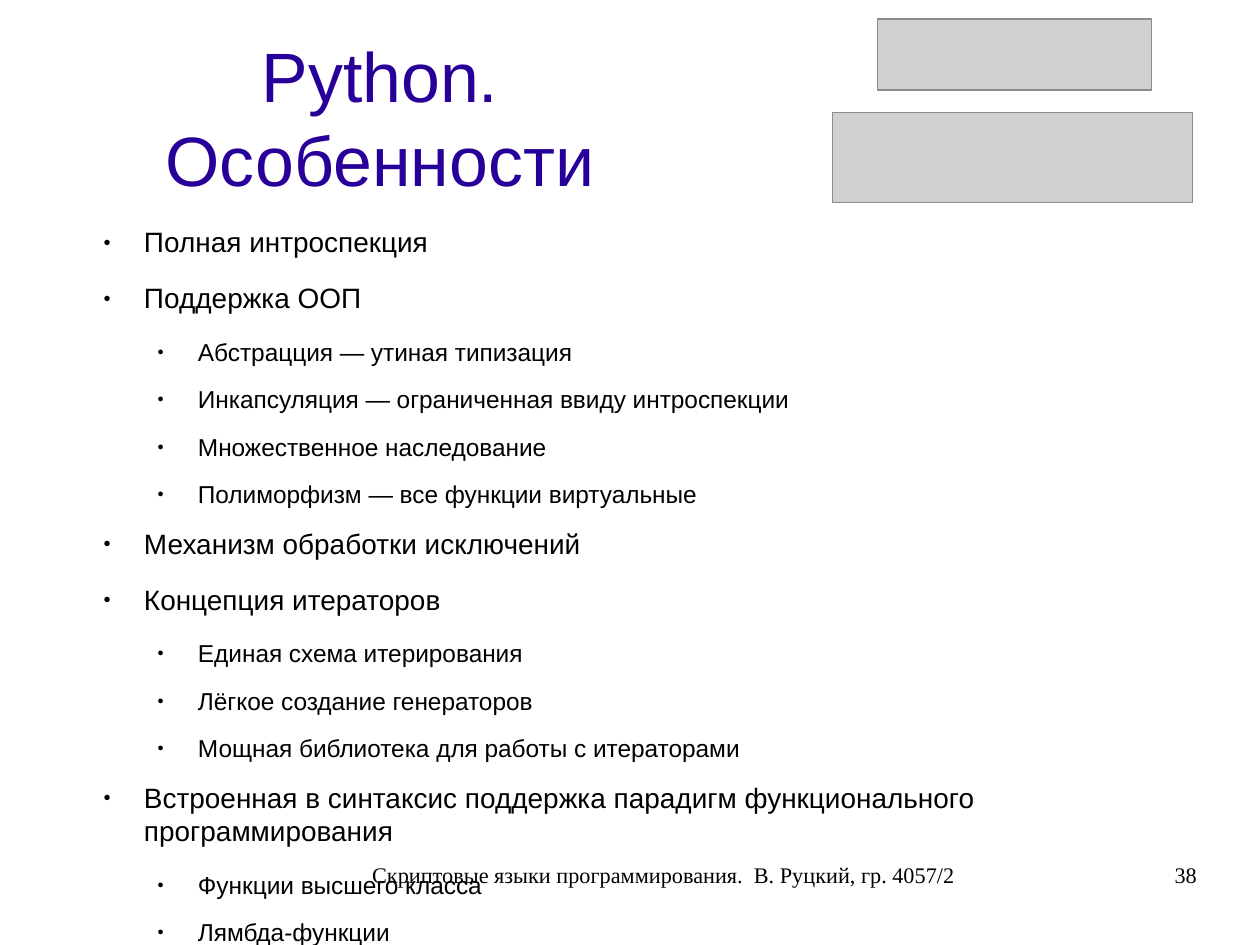
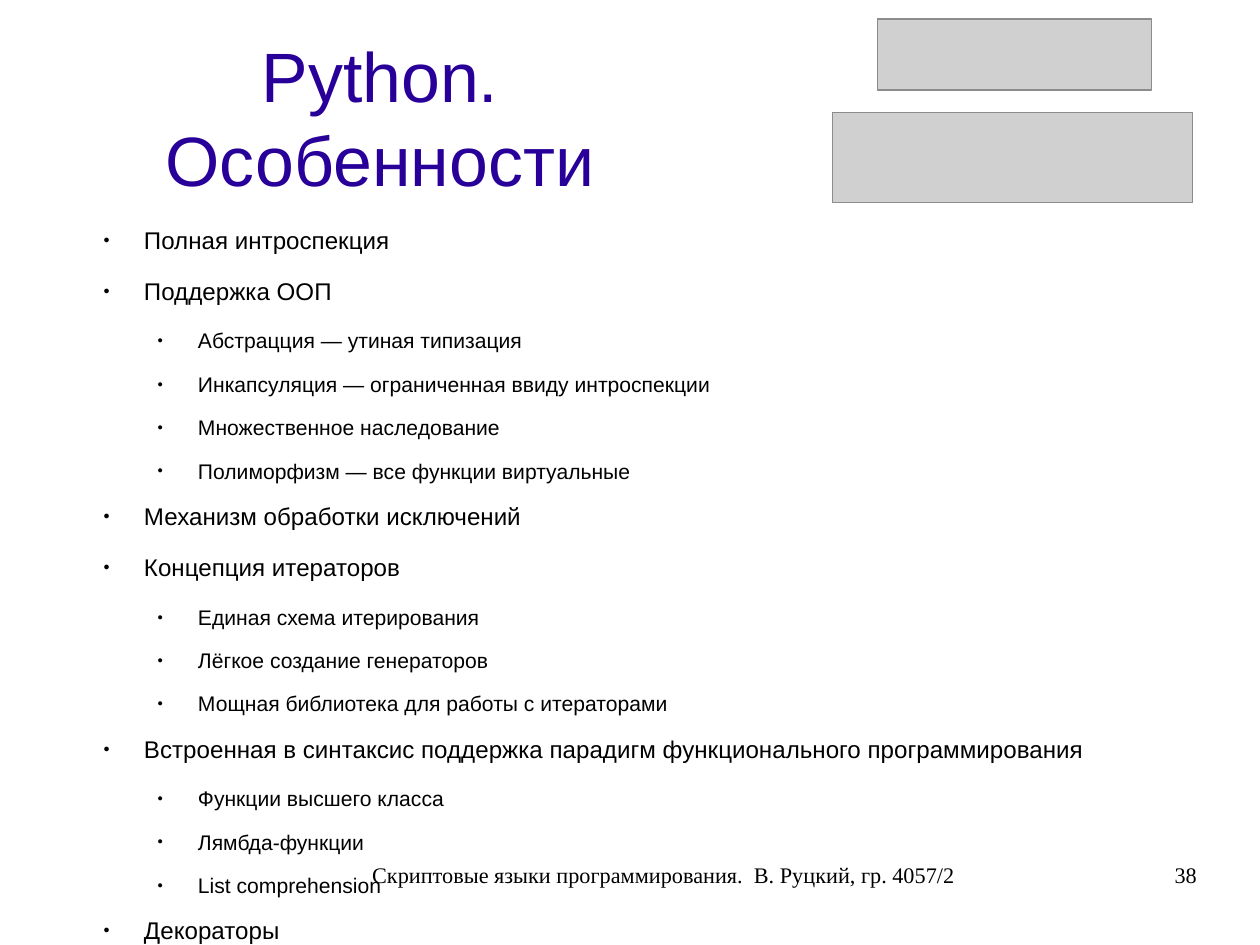
Before and after one commit to rutsky/semester07, a slide deck: slide 38 of Operation_systems/scripting_languages/40572_Rutsky_Scripting_languages.odp. Drawn at 1260x945 pixels with LibreOffice and Linux fonts; fonts in the diff are those of the drawing; grey boxes stand for pictures. Boxes give left, top, right and bottom in pixels: in the first picture for what was removed or moved away, otherwise in the second. Text is boxed around its words. In the diff, an @@ line names an element or a change of style, - is before the commit and + after.

```diff
--- a/Operation_systems/scripting_languages/40572_Rutsky_Scripting_languages.odp
+++ b/Operation_systems/scripting_languages/40572_Rutsky_Scripting_languages.odp
@@ text at bbox=[144, 232, 1083, 898]: size 17.6 to 15.2 pt in "Полная интроспекция", "Поддержка ООП", "Механизм обработки исключений", "Концепция итераторов" and 1 more places; size 15.4 to 13.3 pt in "Абстрацция — утиная типизация", "Инкапсуляция — ограниченная ввиду интроспекции", "Множественное наследование", "Полиморфизм — все функции виртуальные" and 6 more places @@
@@ text at bbox=[144, 922, 279, 944]: paragraphs added @@
+● Декораторы
+● Встроенное документированние кода
```
Also in this commit, not shown: 3 other slides changed, 3 slides added.
